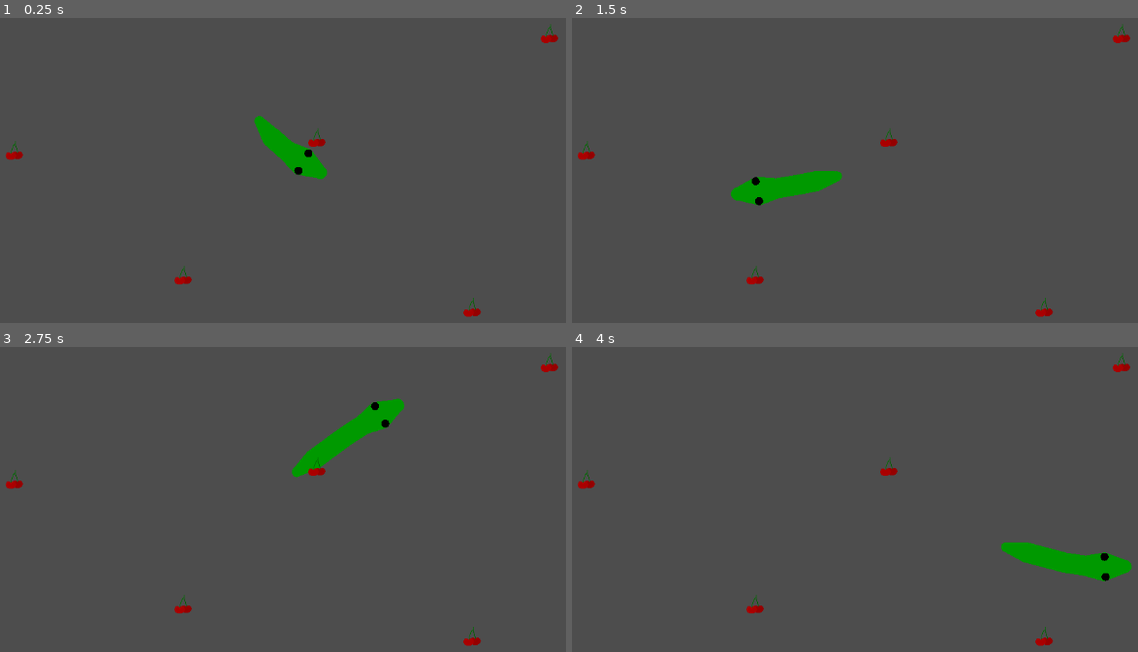
Above: before the commit, frames 1-4 (two rows, left to right).
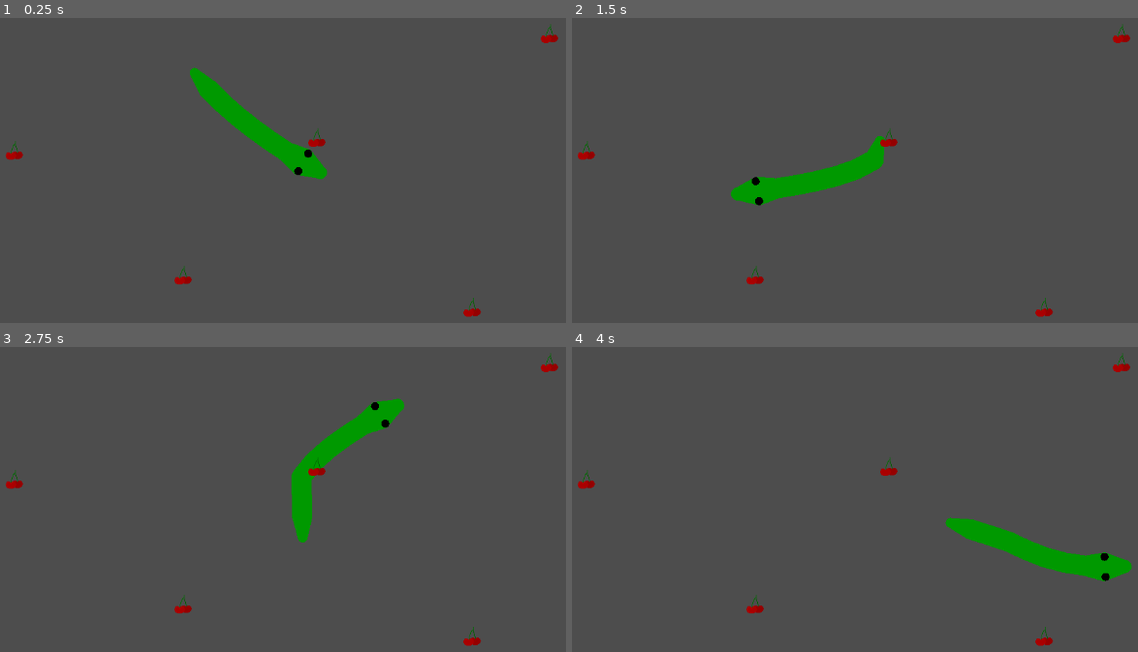
Above: after the commit, the same moments.

Repository: dbedggood/snake
Game: Godot game, scene res://project/main.tscn
Same seed, same stepped clock (60 frames per second), same inputs: the game is played once before the commit and once after it.
Inputs (mouse positions are in pixels of both pictures, inside the frame that each line leads up to):
- Up to frame 1 (0.25 s): no input
- Up to frame 2 (1.5 s): tap Enter at 0.5 s; move the mouse to (1064, 152) at 0.52 s; press the mouse at (1064, 152) at 0.53 s; tap Space at 1.25 s; move the mouse to (736, 194) at 1.27 s; release the mouse at (736, 194) at 1.28 s; right-click (736, 194) at 1.35 s
- Up to frame 3 (2.75 s): tap Enter at 2 s; move the mouse to (396, 404) at 2.02 s; press the mouse at (396, 404) at 2.03 s
- Up to frame 4 (4 s): tap Space at 2.75 s; move the mouse to (855, 587) at 2.77 s; release the mouse at (855, 587) at 2.78 s; right-click (855, 587) at 2.85 s; tap Enter at 3.5 s; move the mouse to (1126, 566) at 3.52 s; press the mouse at (1126, 566) at 3.53 s

The runs differ from the first frame. In frame 1, 1.2% of the frame differs, in the area x 33-58%, y 16-53%; in frame 2, 0.7%; in frame 3, 0.8%; in frame 4, 0.8%.

Commit message:
Update default snake scene
Decrease distance between line points to be consistent with the rendered
positions during runtime

Diff:
--- a/project/snake/snake.tscn
+++ b/project/snake/snake.tscn
@@ -24,7 +24,7 @@
 metadata/_edit_group_ = true
 
 [node name="Head" type="Line2D" parent="."]
-points = PackedVector2Array(2.08165e-12, 2.08165e-12, 50, 2.08165e-12, 100, 2.08165e-12)
+points = PackedVector2Array(2.08165e-12, 2.08165e-12, 30, 2.08165e-12, 60, 2.08165e-12)
 width = 50.0
 width_curve = SubResource("Curve_xg11q")
 default_color = Color(0, 0.6, 0, 1)
@@ -40,7 +40,7 @@
 debug_color = Color(0.687077, 0.0555679, 0.114304, 0.42)
 
 [node name="Body" type="Line2D" parent="."]
-points = PackedVector2Array(100, 2.08165e-12, 200, 2.08165e-12)
+points = PackedVector2Array(60, 2.08165e-12, 90, 2.08165e-12, 120, 2.08165e-12, 150, 2.08165e-12, 180, 2.08165e-12, 210, 2.08165e-12)
 width = 30.0
 default_color = Color(0, 0.6, 0, 1)
 joint_mode = 2
@@ -48,7 +48,7 @@
 script = ExtResource("2_m2tg6")
 
 [node name="Tail" type="Line2D" parent="."]
-points = PackedVector2Array(200, 2.08165e-12, 300, 2.08165e-12)
+points = PackedVector2Array(210, 2.08165e-12, 240, 2.08165e-12)
 width = 50.0
 width_curve = SubResource("Curve_d3lmw")
 default_color = Color(0, 0.6, 0, 1)
